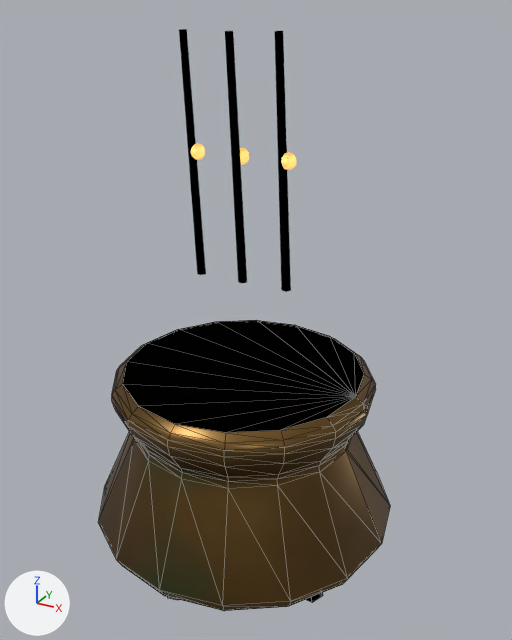
One commit to the glTF model assets/props/incense_burner.glb: the scene before it, then after it.
Rendered twice from a 50 mm lens placed at (0.343, -0.595, 0.558), pointed at (0.007, 0.015, 0.253). Every picture has the same lights, and +X, +Y and +Z are marked at lower left. The older version comes first. Mesh edges are drawn as thin lines on the coarser meshes. Where no turn or scale is listed for an object, it has been applied to the vertices.

Names of what the first picture shows: 'Bowl', 'IncenseL', 'IncenseMid', 'IncenseR' and 4 more.
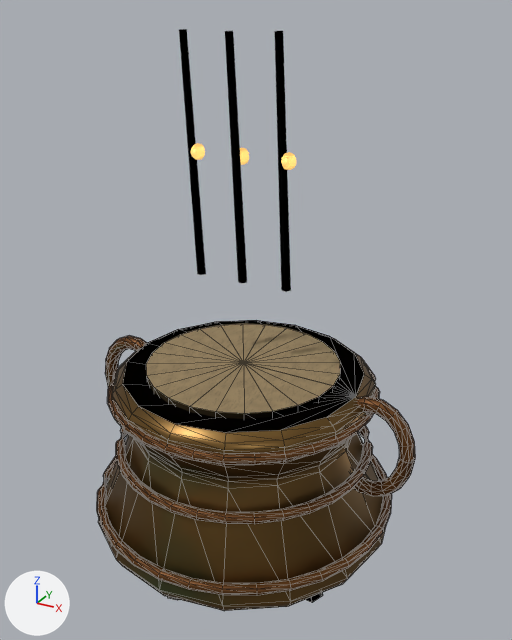
Location of each change, [x1, y1, x2, y2] in pixels of the pictures (512 x 640 px):
'Art_OxidizedBrass', added (brown)
    after: [97, 335, 415, 596]
'Art_UnbleachedPaper', added (brown)
    after: [146, 324, 340, 419]

Patch to the scene script:
```diff
--- a/assets/props/incense_burner.glb.py
+++ b/assets/props/incense_burner.glb.py
@@ img_woven_paper @@
+img_woven_paper = load_image('woven_paper', '_unpacked/woven_paper', 256, 256, 'sRGB')
@@ img_t_bronze_001 @@
+img_t_bronze_001 = load_image('t_bronze.001', '_unpacked/t_bronze.001', 256, 256, 'sRGB')
@@ mat_unbleachedpaper @@
+mat_unbleachedpaper = bpy.data.materials.new('UnbleachedPaper')
+# colours: brown #a28b65
+# uses the picture img_woven_paper
@@ mat_oxidizedbrass @@
+mat_oxidizedbrass = bpy.data.materials.new('OxidizedBrass')
+# colours: beige #d6af81
+# uses the picture img_t_bronze_001
@@ me_art_unbleachedpaper @@
+me_art_unbleachedpaper.from_pydata(...)  # 52 vertices, 96 faces; spans x -0.105..0.105, y -0.105..0.105, z 0.187..0.206
+me_art_unbleachedpaper.materials.append(mat_unbleachedpaper)
@@ me_art_oxidizedbrass @@
+me_art_oxidizedbrass.from_pydata(...)  # 1178 vertices, 2184 faces; spans x -0.196..0.195, y -0.17..0.17, z 0.041..0.203
+me_art_oxidizedbrass.materials.append(mat_oxidizedbrass)
@@ ob_art_unbleachedpaper @@
+ob_art_unbleachedpaper = bpy.data.objects.new('Art_UnbleachedPaper', me_art_unbleachedpaper)
+ob_art_unbleachedpaper.location = (0.0, 0.0, 0.0)
@@ ob_art_oxidizedbrass @@
+ob_art_oxidizedbrass = bpy.data.objects.new('Art_OxidizedBrass', me_art_oxidizedbrass)
+ob_art_oxidizedbrass.location = (0.0, 0.0, 0.0)
```
